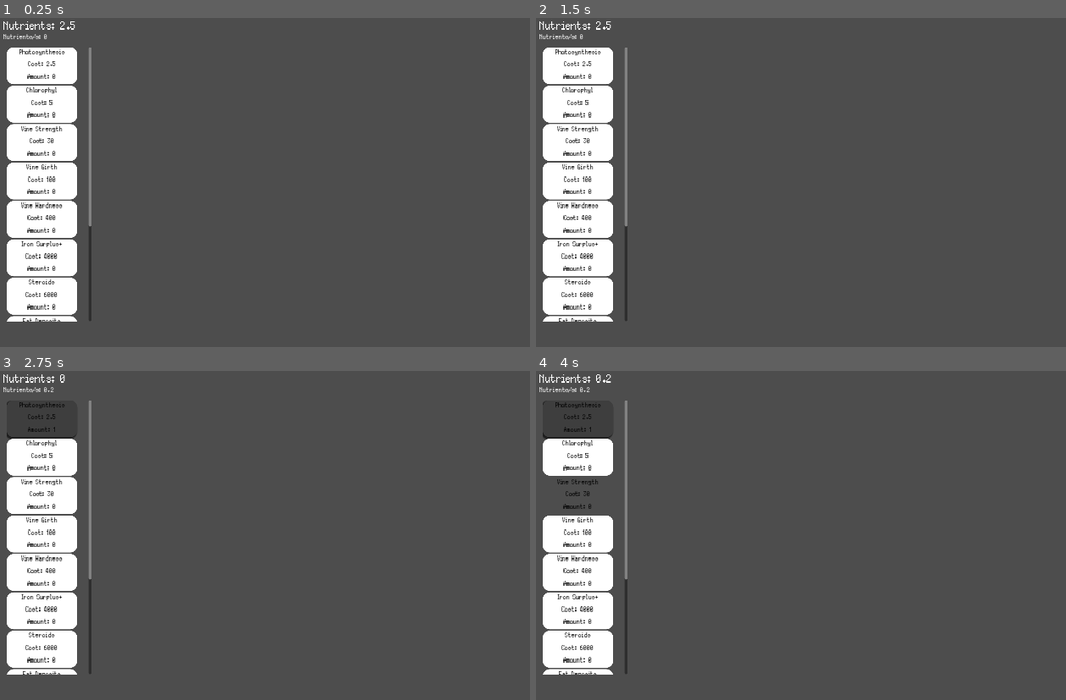
Above: before the commit, frames 1-4 (two rows, left to right).
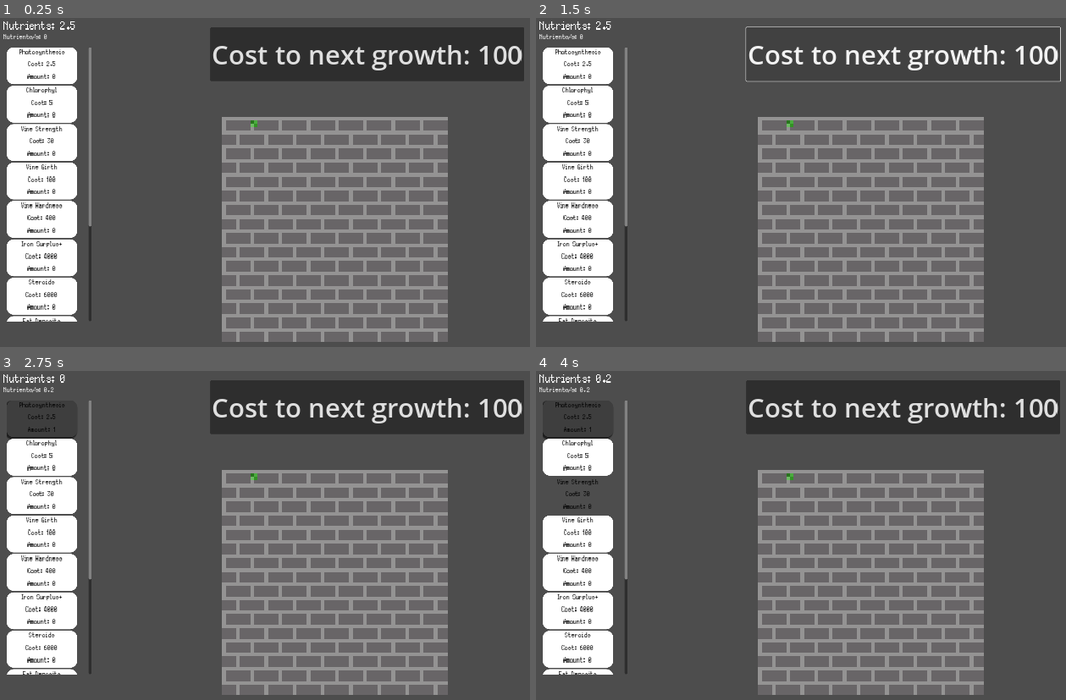
Above: after the commit, the same moments.

Repository: phoenix-of-dawn/dingo-gamejam-2025
Game: Godot game, scene res://Scenes/main.tscn
The game is run twice, just before and just after one commit, with the same random seed, the same clock (stepped at 60 frames per second) and the same inputs. This scene is started directly instead of the project's main scene.
Inputs (mouse positions are in pixels of both pictures, inside the frame that each line leads up to):
- Up to frame 1 (0.25 s): no input
- Up to frame 2 (1.5 s): click (901, 54) at 0.5 s, where only the run after the commit has a clickable "Cost to next growth: 100"; click (901, 54) at 1.25 s, where only the run after the commit has a clickable "Cost to next growth: 100"
- Up to frame 3 (2.75 s): click "Photosynthesis Cost: 2.5 Amou…" at 2 s
- Up to frame 4 (4 s): click "Chlorophyl Cost: 5 Amount: 0" at 2.75 s; click "Vine Strength Cost: 30 Amount…" at 3.5 s

The runs differ from the first frame. In frame 1, 39% of the frame differs, in the area x 39-99%, y 2-99%; in frame 2, 31%; in frame 3, 39%; in frame 4, 39%.

Commit message:
Added growth (again)

Diff:
--- a/dingo-gamejam/Scenes/main.tscn
+++ b/dingo-gamejam/Scenes/main.tscn
@@ -1,7 +1,8 @@
-[gd_scene load_steps=3 format=3 uid="uid://c13g62klmxuy2"]
+[gd_scene load_steps=4 format=3 uid="uid://c13g62klmxuy2"]
 
 [ext_resource type="PackedScene" uid="uid://c0avorswms8w6" path="res://Scenes/nutrients.tscn" id="1_o0tfl"]
 [ext_resource type="Script" path="res://Scripts/main.gd" id="1_uyq8w"]
+[ext_resource type="PackedScene" uid="uid://8kgqpey0hj6u" path="res://Scenes/vine.tscn" id="3_8fngt"]
 
 [node name="Main" type="Node2D"]
 script = ExtResource("1_uyq8w")
@@ -9,3 +10,8 @@
 [node name="Nutrients" parent="." instance=ExtResource("1_o0tfl")]
 offset_right = 278.0
 offset_bottom = 648.0
+
+[node name="Vine" parent="." instance=ExtResource("3_8fngt")]
+
+[connection signal="grown" from="Vine" to="Nutrients" method="_on_vine_grown"]
+[connection signal="won" from="Vine" to="." method="_on_vine_won"]
--- a/dingo-gamejam/Scripts/main.gd
+++ b/dingo-gamejam/Scripts/main.gd
@@ -10,3 +10,7 @@
 func _process(delta: float) -> void:
 	if Input.is_action_pressed("quit"):
 		get_tree().quit()
+
+
+func _on_vine_won() -> void:
+	pass
--- a/dingo-gamejam/Scripts/nutrients.gd
+++ b/dingo-gamejam/Scripts/nutrients.gd
@@ -57,3 +57,7 @@
 
 func _on_nutrient_countdown_timeout() -> void:
 	nutrients = snappedf(nutrients + nutrients_per_second, 0.1)
+
+
+func _on_vine_grown(cost: float) -> void:
+	nutrients -= cost
--- /dev/null
+++ b/dingo-gamejam/Scripts/win_screen.gd
@@ -0,0 +1,6 @@
+extends Control
+
+# Called every frame. 'delta' is the elapsed time since the previous frame.
+func _process(delta: float) -> void:
+	if Input.is_action_pressed("quit"):
+		get_tree().quit()
